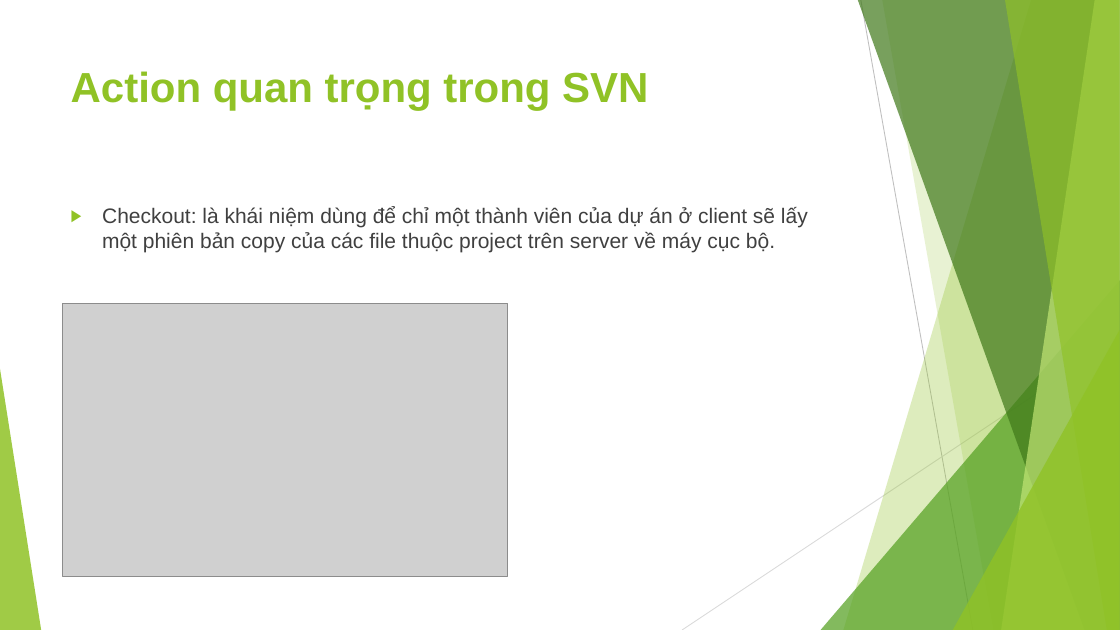
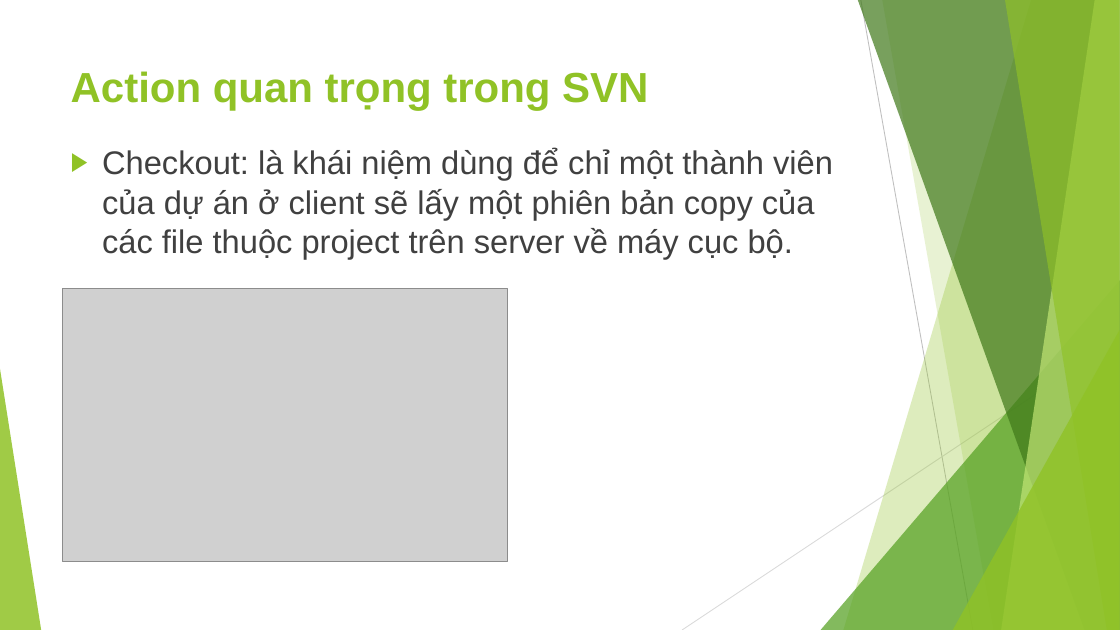
Before and after one commit to leqnam/pmbok-rnl, a slide deck: slide 23 of Bao-cao-QLDA/Nhom-6_SVN.pptx. Drawn at 1120x630 pixels with LibreOffice and Linux fonts; fonts in the diff are those of the drawing; grey boxes stand for pictures. Boxes give left, top, right and bottom in pixels: in the first picture for what was removed or moved away, otherwise in the second. Text is boxed around its words. In the diff, an @@ line names an element or a change of style, - is before the commit and + after.

```diff
--- a/Bao-cao-QLDA/Nhom-6_SVN.pptx
+++ b/Bao-cao-QLDA/Nhom-6_SVN.pptx
@@ text "Checkout: là khái niệm dùng ...": place and size @@
-text "Checkout: là khái niệm dùng ..." at (102, 207, 808, 253)
+text "Checkout: là khái niệm dùng ..." at (102, 148, 833, 259)
@@ text "Checkout: là khái niệm dùng ..." at (102, 148, 833, 259): size 18 to 28 pt @@
@@ picture: place and size @@
-picture at (62, 303, 507, 576)
+picture at (62, 288, 507, 561)
```
Also in this commit, not shown: 20 other slides changed.
